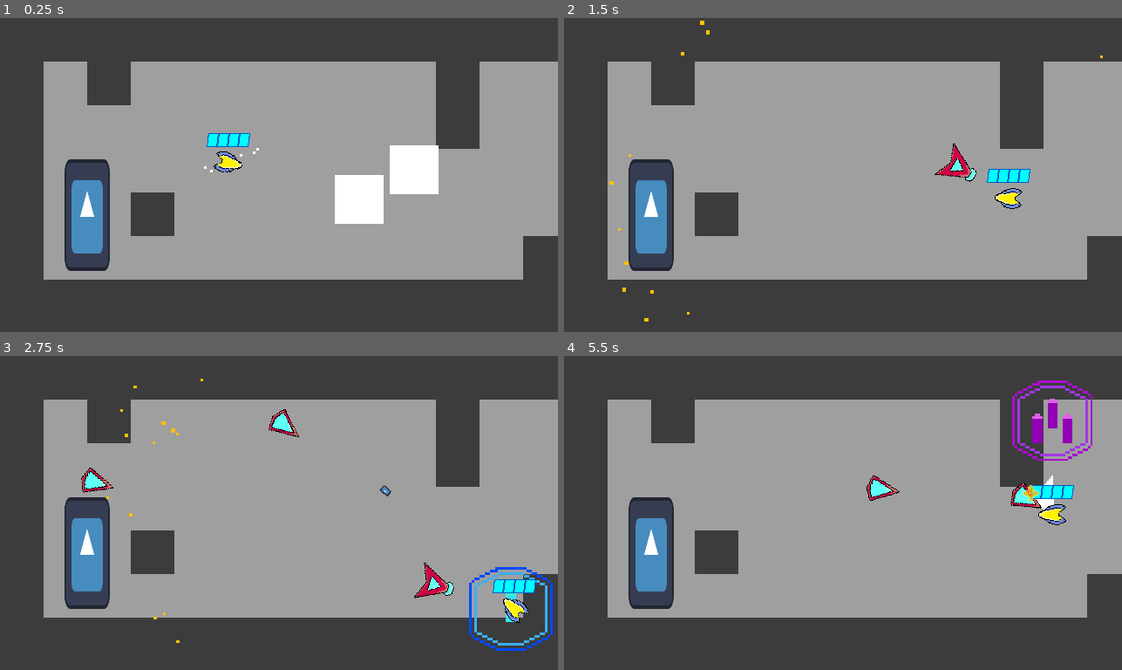
Above: before the commit, frames 1-4 (two rows, left to right).
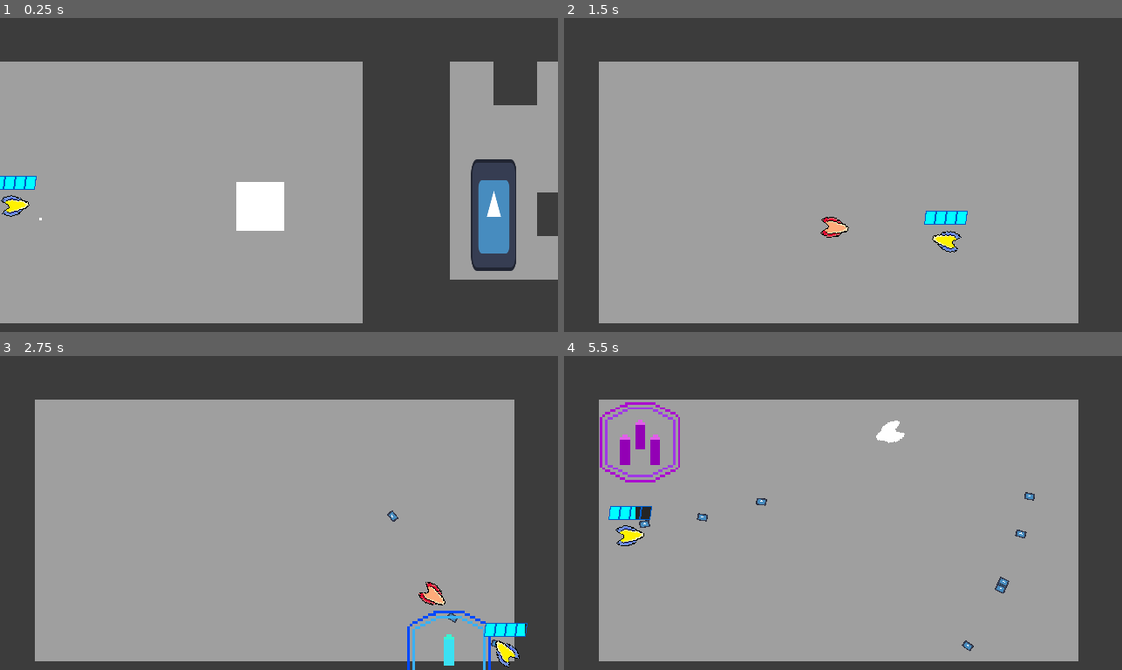
Above: after the commit, the same moments.

Repository: Nick98765432/Space-Blast
Game: Godot game, scene res://Levels/Level levels/node_2d.tscn
The game is run twice, just before and just after one commit, with the same random seed, the same clock (stepped at 60 frames per second) and the same inputs. The engine's default icon, where the game draws it, is replaced by a stand-in: a white triangle on a blue panel in a dark square. Sound files missing from this copy of the repository are replaced by a short silence.
Inputs (mouse positions are in pixels of both pictures, inside the frame that each line leads up to):
- Up to frame 1 (0.25 s): no input
- Up to frame 2 (1.5 s): move the mouse to (965, 159) at 0.52 s; hold D (right) 0.53-1.28 s; right-click (965, 159) at 0.6 s; tap Space (parry) at 0.8, 1.35 s; move the mouse to (731, 190) at 1.27 s; hold S (down) from 1.28 s (still down)
- Up to frame 3 (2.75 s): click (167, 528) at 1.55 s; move the mouse to (334, 443) at 2.02 s; release S (down) at 2.03 s; press the mouse at (334, 443) at 2.03 s; hold D (right) from 2.03 s (still down); tap 1 (shot) at 2.3 s
- Up to frame 4 (5.5 s): move the mouse to (815, 575) at 2.77 s; release D (right) at 2.78 s; release the mouse at (815, 575) at 2.78 s; hold W (up) 2.78-3.53 s; tap 1 (shot) at 2.85 s; tap 2 (shotgun) at 3.05, 3.6 s; move the mouse to (1010, 560) at 3.52 s; hold A (left) 3.53-5.03 s; right-click (1010, 560) at 3.8 s; move the mouse to (675, 465) at 4.27 s; right-click (675, 465) at 4.35 s; tap Space (parry) at 4.55 s; move the mouse to (870, 513) at 5.02 s; press the mouse at (870, 513) at 5.03 s; hold S (down) from 5.03 s (still down); tap 3 (fullAuto) at 5.1 s

The runs differ from the first frame. In frame 1, 39% of the frame differs, in the area x 0-100%, y 13-98%; in frame 2, 27%; in frame 3, 27%; in frame 4, 28%.

Commit message:
ai fixes
fixed bug that causes some enemies to not attack

Diff:
--- a/Enemies/Scenes/DashGuy.tscn
+++ b/Enemies/Scenes/DashGuy.tscn
@@ -162,7 +162,7 @@
 autostart = true
 
 [node name="attackTimer" type="Timer" parent="."]
-wait_time = 0.2
+wait_time = 0.3
 one_shot = true
 
 [node name="hitbox" type="Area2D" parent="." groups=["enemies"]]
--- a/Enemies/ace_man.gd
+++ b/Enemies/ace_man.gd
@@ -205,7 +205,7 @@
 func shotgun():
 	shoot_sfx.play()
 	var orig = enemy_sprite.rotation_degrees
-	for i in 7:
+	for i in 8:
 		enemy_sprite.rotation_degrees += randf_range(-20, 20)
 		shoot(3)
 		enemy_sprite.rotation_degrees = orig
--- a/Enemies/attacks/enemy_energy_blast.gd
+++ b/Enemies/attacks/enemy_energy_blast.gd
@@ -18,7 +18,7 @@
 	elif type == 3:
 		isParriable = true
 		speed = 600
-		damage = 7
+		damage = 12
 	elif type == 4:
 		isParriable = false
 		speed = 1000
--- a/Enemies/boss_man_1.gd
+++ b/Enemies/boss_man_1.gd
@@ -167,7 +167,7 @@
 func shotgun():
 	var orig = enemy_sprite.rotation_degrees
 	shoot_sfx.play()
-	for i in 7:
+	for i in 8:
 		enemy_sprite.rotation_degrees += randf_range(-20, 20)
 		shoot(3)
 		enemy_sprite.rotation_degrees = orig
--- a/Enemies/dash_guy.gd
+++ b/Enemies/dash_guy.gd
@@ -43,10 +43,9 @@
 		line_of_sight.force_raycast_update()
 		#checks for line of sight. if not, pathfind until line of sight is achieved, otherwise movetoward player
 		if line_of_sight.get_collider() == player:
-			if attack_timer.time_left <= 0 and not(isAttacking) and not(chosen) and (not player.targeted):
+			if attack_timer.time_left <= 0 and not(isAttacking) and not(chosen) and (not player.targeted) and not(dead):
 				chosen = true
 				player.targeted = true
-				await get_tree().create_timer(0.5).timeout
 				if (not dead):
 					attack_timer.start()
 					if global_position.distance_to(player.global_position) <= 150:
@@ -95,10 +94,11 @@
 		await get_tree().create_timer(0.5).timeout
 	if attackType == 2:
 		await get_tree().create_timer(1).timeout
-	chosen = false
 	changeDir()
 	isAttacking = false
 	isParryable = false
+	await get_tree().create_timer(0.5).timeout
+	chosen = false
 
 func attack(parry):
 	#tells how to dash
--- a/Enemies/gun_man.gd
+++ b/Enemies/gun_man.gd
@@ -77,7 +77,7 @@
 	get_tree().get_root().add_child(energy)
 func shoot2():
 	shotgun_sfx.play()
-	for i in 7:
+	for i in 8:
 		var energy = shot.instantiate()
 		energy.type = 3
 		energy.target = player
--- a/Enemies/health.gd
+++ b/Enemies/health.gd
@@ -16,6 +16,7 @@
 func _process(_delta: float) -> void:
 	if health <= 0:
 		if not energyGiven:
+			player.ammo = 30
 			player.targeted = false
 			Signals.emit_signal("shakeSmall")
 			player.parryEnergy += 10
@@ -29,6 +30,7 @@
 			$"../Explode2".emitting = true
 			parent.enemy_sprite.hide()
 			await get_tree().create_timer(1).timeout
+			player.targeted = false
 			parent.queue_free()
 
 func parried():
--- a/Levels/Level levels/node_2d.tscn
+++ b/Levels/Level levels/node_2d.tscn
@@ -71,7 +71,7 @@
 player = NodePath("../Player")
 
 [node name="Player" parent="." instance=ExtResource("1_re1we")]
-position = Vector2(262, 166)
+position = Vector2(-449, 215)
 
 [node name="Spawner" parent="." node_paths=PackedStringArray("player") instance=ExtResource("5_mnti6")]
 position = Vector2(106, 144)
@@ -309,6 +309,11 @@
 encounter = Vector2i(0, 2)
 player = NodePath("../Player")
 
+[node name="Spawner41" parent="." node_paths=PackedStringArray("player") instance=ExtResource("5_mnti6")]
+position = Vector2(-168, 216)
+type = 7
+player = NodePath("../Player")
+
 [node name="Spawner15" parent="." node_paths=PackedStringArray("player") instance=ExtResource("5_mnti6")]
 position = Vector2(1090, 184)
 type = 3
--- a/Player/energy_blast_player.gd
+++ b/Player/energy_blast_player.gd
@@ -17,7 +17,7 @@
 			if type == 1:
 				area.get_parent().health_handler.hurt(1 * damageMult)
 			elif type == 2:
-				area.get_parent().health_handler.hurt(0.5 * damageMult)
+				area.get_parent().health_handler.hurt(0.4375 * damageMult)
 			elif type == 3:
 				area.get_parent().health_handler.hurt(0.4 * damageMult)
 			queue_free()
--- a/Player/player.gd
+++ b/Player/player.gd
@@ -124,7 +124,7 @@
 				shotCooled = false
 				shot_cooldown.start()
 			if weapon == 2 and shotCooled2:
-				for i in 7:
+				for i in 8:
 					shoot(2, dir.angle() + deg_to_rad(randf_range(-20, 20)))
 				shotgun_sfx.play()
 				shotCooled2 = false
@@ -216,7 +216,7 @@
 func tripleShotgun():
 	Signals.emit_signal("shakeSmall")
 	for a in 4:
-		for i in 14:
+		for i in 16:
 			shoot(2, dir.angle() + deg_to_rad(randf_range(-40, 40)))
 		shotgun_sfx.play()
 		await get_tree().create_timer(0.2).timeout
